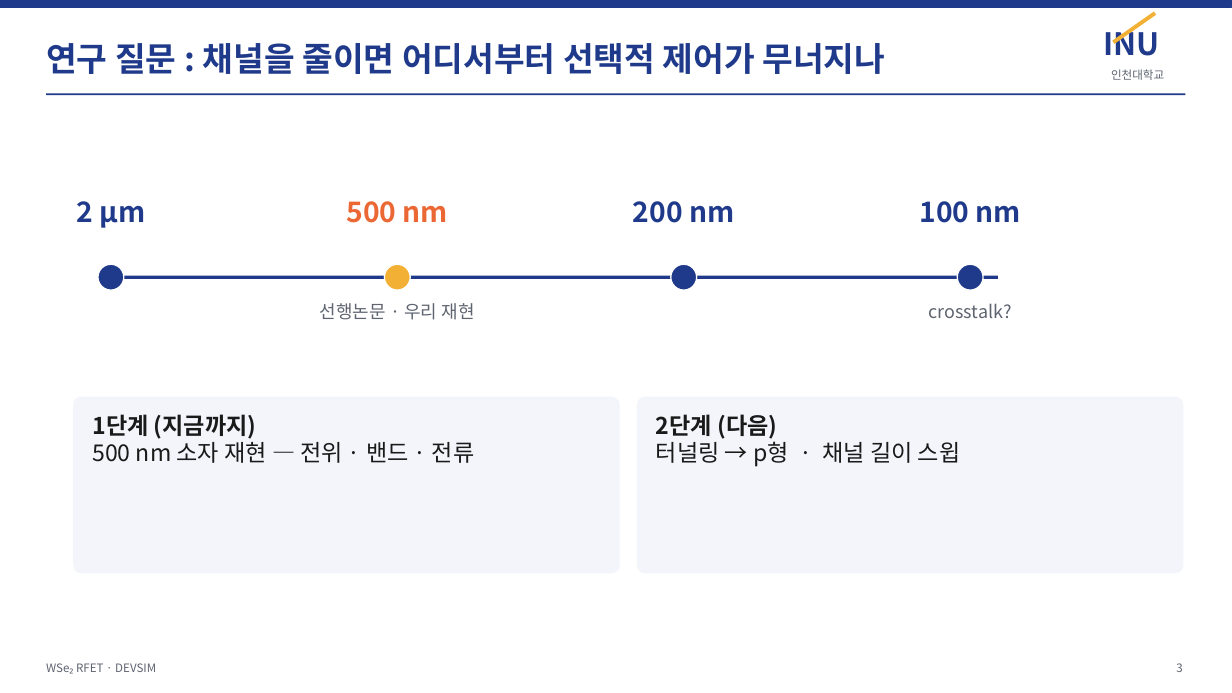
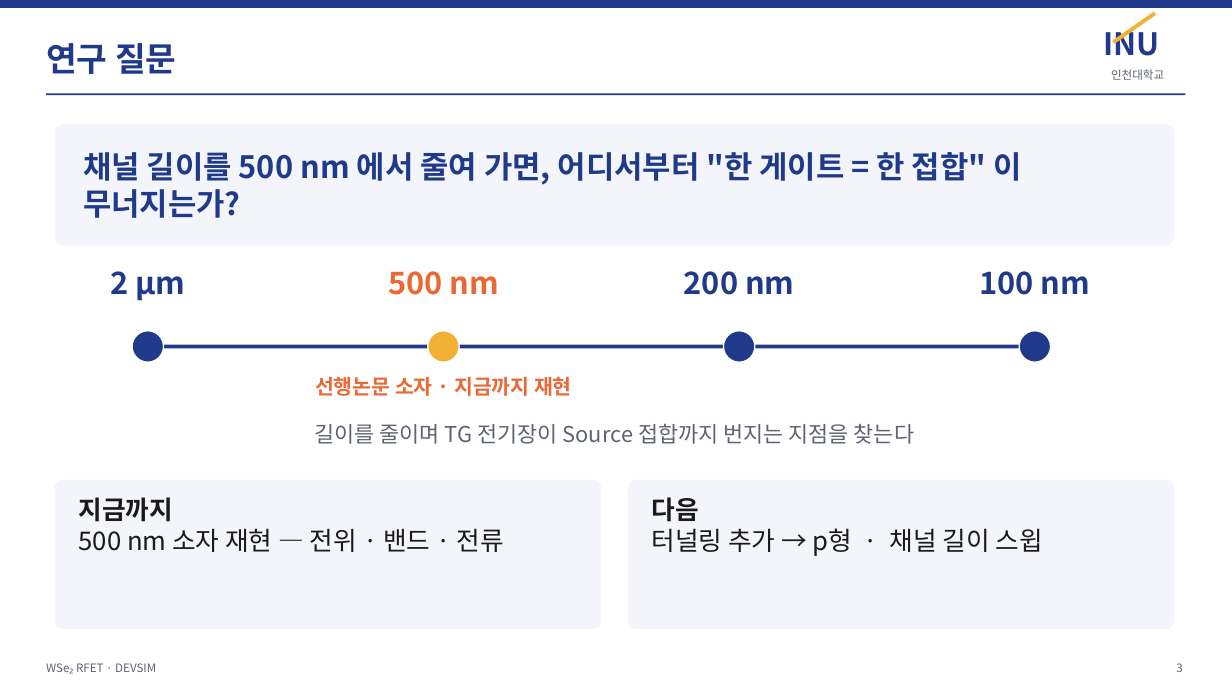
Before and after one commit to jiseonyang-9070/rfet, a slide deck: slide 3 of slides/RFET_progress_INU.pptx. Drawn at 1232x693 pixels with LibreOffice and Linux fonts; fonts in the diff are those of the drawing. Boxes give left, top, right and bottom in pixels: in the first picture for what was removed or moved away, otherwise in the second. Text is boxed around its words. In the diff, an @@ line names an element or a change of style, - is before the commit and + after.

```diff
--- a/slides/RFET_progress_INU.pptx
+++ b/slides/RFET_progress_INU.pptx
@@ text at [46,43,176,74]: text changed @@
-연구 질문 : 채널을 줄이면 어디서부터 선택적 제어가 무너지나
+연구 질문
@@ rounded rectangle added at [55,125,1174,245], fill #F3F5FA, outline #F3F5FA 1 pt @@
@@ text added at [83,152,1021,218], 24 pt, text #1F3A8A, bold @@
+채널 길이를 500 nm 에서 줄여 가면, 어디서부터 "한 게이트 = 한 접합" 이 무너지는가?
@@ text "2 µm": place and size @@
-text "2 µm" at [76,201,145,228]
+text "2 µm" at [110,271,185,301]
@@ ellipse removed at [98,264,124,290] @@
@@ text "500 nm": place and size @@
-text "500 nm" at [347,201,448,223]
+text "500 nm" at [388,271,498,295]
@@ text "200 nm": place and size @@
-text "200 nm" at [633,201,734,223]
+text "200 nm" at [684,271,794,295]
@@ size 22 to 24 pt in 4 elements at [110,271,185,301], [388,271,498,295], [684,271,794,295], [979,271,1090,295] @@
@@ text "100 nm": place and size @@
-text "100 nm" at [919,201,1021,223]
+text "100 nm" at [979,271,1090,295]
@@ text removed at [929,303,1012,318] @@
-crosstalk?
@@ ellipse: place and size @@
-ellipse at [384,264,410,290]
+ellipse at [132,331,164,362]
@@ ellipse at [132,331,164,362]: fill #F2B134 to #1F3A8A @@
@@ line moved from (111, 277) - (998, 277) to (148, 347) - (1035, 347) @@
@@ line (148, 347) - (1035, 347): stroke #1F3A8A 2.5 pt to #1F3A8A 3 pt @@
@@ ellipse added at [428,331,459,362], fill #F2B134, outline #FFFFFF 1 pt @@
@@ ellipse: place and size @@
-ellipse at [671,264,697,290]
+ellipse at [724,331,755,362]
@@ ellipse: place and size @@
-ellipse at [958,264,983,290]
+ellipse at [1019,331,1051,362]
@@ text at [315,376,572,396]: text changed; size 14 to 16 pt; text colour #5E6470 to #EB6834; bold on @@
-선행논문 · 우리 재현
+선행논문 소자 · 지금까지 재현
@@ text added at [314,424,914,444], 17 pt, text #5E6470 @@
+길이를 줄이며 TG 전기장이 Source 접합까지 번지는 지점을 찾는다
@@ rounded rectangle at [55,481,601,628]: proportions changed @@
@@ rounded rectangle: place and size @@
-rounded rectangle at [74,397,619,573]
+rounded rectangle at [55,481,601,628]
@@ text at [79,497,174,522]: text changed; size 18 to 20 pt @@
-1단계 (지금까지)
+지금까지
@@ text "지금까지": place and size @@
-text "지금까지" at [92,414,475,463]
+text "지금까지" at [79,497,504,552]
@@ rounded rectangle: place and size @@
-rounded rectangle at [638,397,1183,573]
+rounded rectangle at [628,481,1174,628]
@@ rounded rectangle at [628,481,1174,628]: proportions changed @@
@@ text at [651,497,1043,556]: text changed; size 18 to 20 pt @@
-2단계 (다음)
-터널링 → p형 · 채널 길이 스윕
+다음
+터널링 추가 → p형 · 채널 길이 스윕
@@ text at [79,528,504,552]: size 18 to 20 pt in "500 nm 소자 재현 — 전위 · ..." @@
```
Also in this commit, not shown: 1 other slide changed, 1 other file.
